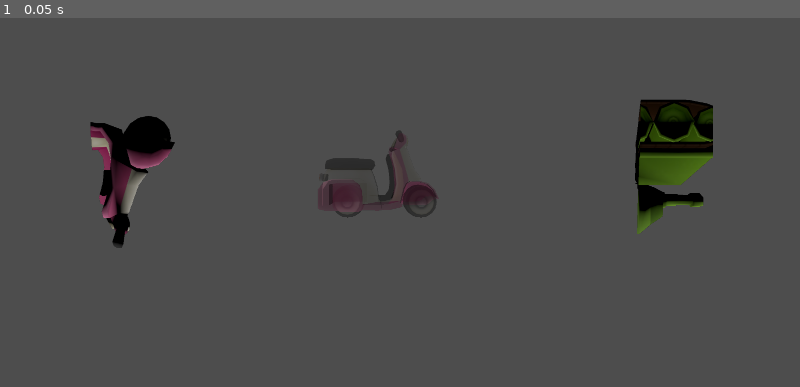
Above: before the commit, frame 1.
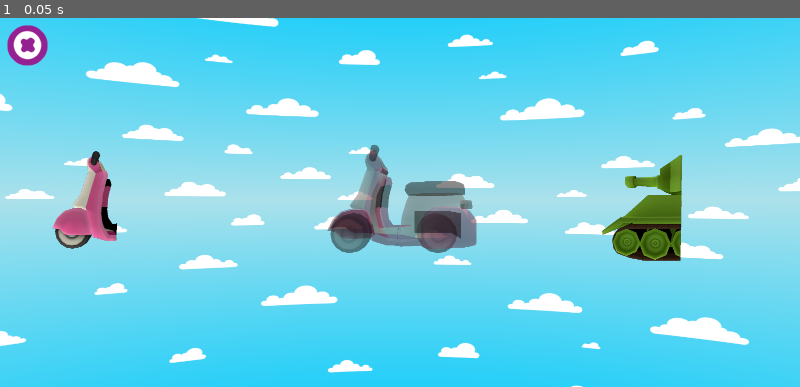
Above: after the commit, the same moment.

Repository: igna4hos/PuzzleGameGodot
Game: Godot game, scene res://scenes/MainScene.tscn
Same seed, same stepped clock (60 frames per second), same inputs: the game is played once before the commit and once after it. This scene is started directly instead of the project's main scene.
Inputs:
- Up to frame 1 (0.05 s): no input

The runs differ from the first frame. In frame 1, 99% of the frame differs, in the area x 0-100%, y 0-100%.

Commit message:
#5: scene design based on the original game

Diff:
--- a/scenes/MainScene.tscn
+++ b/scenes/MainScene.tscn
@@ -1,37 +1,29 @@
-[gd_scene load_steps=4 format=3 uid="uid://bj0n1pg5bfql5"]
+[gd_scene load_steps=6 format=3 uid="uid://bj0n1pg5bfql5"]
 
 [ext_resource type="Script" uid="uid://c7g0ya46yr45f" path="res://scripts/Gameplay/MainSceneController.gd" id="1_ibiss"]
+[ext_resource type="Texture2D" uid="uid://dl11rr6enijul" path="res://assets/sprites/texture2D/Back.2048x2048.png" id="2_611at"]
 [ext_resource type="Script" uid="uid://b21m4w7rihn8b" path="res://scripts/Gameplay/CenterModel.gd" id="2_ibiss"]
 [ext_resource type="Script" uid="uid://7c3ytuvvmgy4" path="res://scripts/Gameplay/MoveSideObject.gd" id="3_c6dvc"]
+[ext_resource type="Texture2D" uid="uid://bryi5e5121se7" path="res://assets/sprites/icons/ExitButtonIcons.png" id="3_k24pf"]
 
 [node name="MainScene" type="Node2D"]
 script = ExtResource("1_ibiss")
 
-[node name="DirectionalLight3D" type="DirectionalLight3D" parent="."]
-transform = Transform3D(1, 0, 0, 0, 1, 0, 0, 0, 1, 0, 0, 3.02075)
+[node name="Background" type="Sprite2D" parent="."]
+position = Vector2(1266, 585)
+scale = Vector2(1.5, 1)
+texture = ExtResource("2_611at")
 
-[node name="CentralElementPart" type="Node2D" parent="."]
-position = Vector2(1200, 500)
-
-[node name="SubViewportContainer" type="SubViewportContainer" parent="CentralElementPart"]
-offset_left = -256.0
-offset_top = -256.0
-offset_right = 256.0
-offset_bottom = 256.0
-
-[node name="SubViewport" type="SubViewport" parent="CentralElementPart/SubViewportContainer"]
-transparent_bg = true
-handle_input_locally = false
-render_target_update_mode = 4
-
-[node name="CentralElement" type="Node3D" parent="CentralElementPart/SubViewportContainer/SubViewport"]
-script = ExtResource("2_ibiss")
-
-[node name="Camera3D" type="Camera3D" parent="CentralElementPart/SubViewportContainer/SubViewport"]
-transform = Transform3D(1, 0, 0, 0, 1, 0, 0, 0, 1, 0, 0, 1.31544)
+[node name="ExitToMenuButton" type="TextureButton" parent="."]
+offset_left = 24.0
+offset_top = 24.0
+offset_right = 108.0
+offset_bottom = 108.0
+scale = Vector2(1.5, 1.5)
+texture_normal = ExtResource("3_k24pf")
 
 [node name="LeftElementPart" type="Node2D" parent="."]
-position = Vector2(300, 500)
+position = Vector2(375, 585)
 script = ExtResource("3_c6dvc")
 
 [node name="SubViewportContainer" type="SubViewportContainer" parent="LeftElementPart"]
@@ -45,14 +37,40 @@
 handle_input_locally = false
 render_target_update_mode = 4
 
+[node name="DirectionalLight3D" type="DirectionalLight3D" parent="LeftElementPart/SubViewportContainer/SubViewport"]
+transform = Transform3D(1, 0, 0, 0, -4.37114e-08, 1, 0, -1, -4.37114e-08, 5, 1.2, 0)
+
 [node name="LeftElement" type="Node3D" parent="LeftElementPart/SubViewportContainer/SubViewport"]
-transform = Transform3D(1, 0, 0, 0, 1, 0, 0, 0, 1, 2.35488, 0, 0)
+transform = Transform3D(1, 0, 0, 0, 1, 0, 0, 0, 1, 5, 0, 0)
 
 [node name="Camera3D" type="Camera3D" parent="LeftElementPart/SubViewportContainer/SubViewport"]
-transform = Transform3D(1, 0, 0, 0, -4.37114e-08, 1, 0, -1, -4.37114e-08, 2.40464, 0.940553, 0)
+transform = Transform3D(-1, 8.74228e-08, 3.82137e-15, 0, -4.37114e-08, 1, 8.74228e-08, 1, 4.37114e-08, 5, 1.2, 0)
+
+[node name="CentralElementPart" type="Node2D" parent="."]
+position = Vector2(1266, 585)
+
+[node name="SubViewportContainer" type="SubViewportContainer" parent="CentralElementPart"]
+offset_left = -256.0
+offset_top = -256.0
+offset_right = 256.0
+offset_bottom = 256.0
+
+[node name="SubViewport" type="SubViewport" parent="CentralElementPart/SubViewportContainer"]
+transparent_bg = true
+handle_input_locally = false
+render_target_update_mode = 4
+
+[node name="DirectionalLight3D" type="DirectionalLight3D" parent="CentralElementPart/SubViewportContainer/SubViewport"]
+transform = Transform3D(-1, 0, -8.74228e-08, 0, 1, 0, 8.74228e-08, 0, -1, 0, 0, -1.1)
+
+[node name="CentralElement" type="Node3D" parent="CentralElementPart/SubViewportContainer/SubViewport"]
+script = ExtResource("2_ibiss")
+
+[node name="Camera3D" type="Camera3D" parent="CentralElementPart/SubViewportContainer/SubViewport/CentralElement"]
+transform = Transform3D(-1, 0, 8.74228e-08, 0, 1, 0, -8.74228e-08, 0, -1, 0, 0, -1.1)
 
 [node name="RightElementPart" type="Node2D" parent="."]
-position = Vector2(2000, 500)
+position = Vector2(2157, 585)
 script = ExtResource("3_c6dvc")
 
 [node name="SubViewportContainer" type="SubViewportContainer" parent="RightElementPart"]
@@ -67,7 +85,12 @@
 render_target_update_mode = 4
 
 [node name="RightElement" type="Node3D" parent="RightElementPart/SubViewportContainer/SubViewport"]
-transform = Transform3D(1, 0, 0, 0, 1, 0, 0, 0, 1, -2.44528, 0, 0)
+transform = Transform3D(1, 0, 0, 0, 1, 0, 0, 0, 1, -5, 0, 0)
+
+[node name="DirectionalLight3D" type="DirectionalLight3D" parent="RightElementPart/SubViewportContainer/SubViewport"]
+transform = Transform3D(1, 0, 0, 0, -4.37114e-08, 1, 0, -1, -4.37114e-08, -5, 1.2, 0)
 
 [node name="Camera3D" type="Camera3D" parent="RightElementPart/SubViewportContainer/SubViewport"]
-transform = Transform3D(1, 0, 0, 0, -4.37114e-08, 1, 0, -1, -4.37114e-08, -2.48691, 1.02169, 0)
+transform = Transform3D(-1, -8.74228e-08, -3.82137e-15, 0, -4.37114e-08, 1, -8.74228e-08, 1, 4.37114e-08, -5, 1.2, 0)
+
+[connection signal="pressed" from="ExitToMenuButton" to="." method="_on_exit_to_menu_button_pressed"]
--- a/scripts/Gameplay/MainSceneController.gd
+++ b/scripts/Gameplay/MainSceneController.gd
@@ -27,6 +27,10 @@
 func _ready() -> void:
 	load_center_model()
 	load_side_parts()
+
+func _on_exit_to_menu_button_pressed() -> void:
+	print("Exit button pressed")
+	get_tree().change_scene_to_file("res://scenes/start_menu.tscn")
 
 func load_center_model() -> void:
 	var data = center_models[current_index_model]
